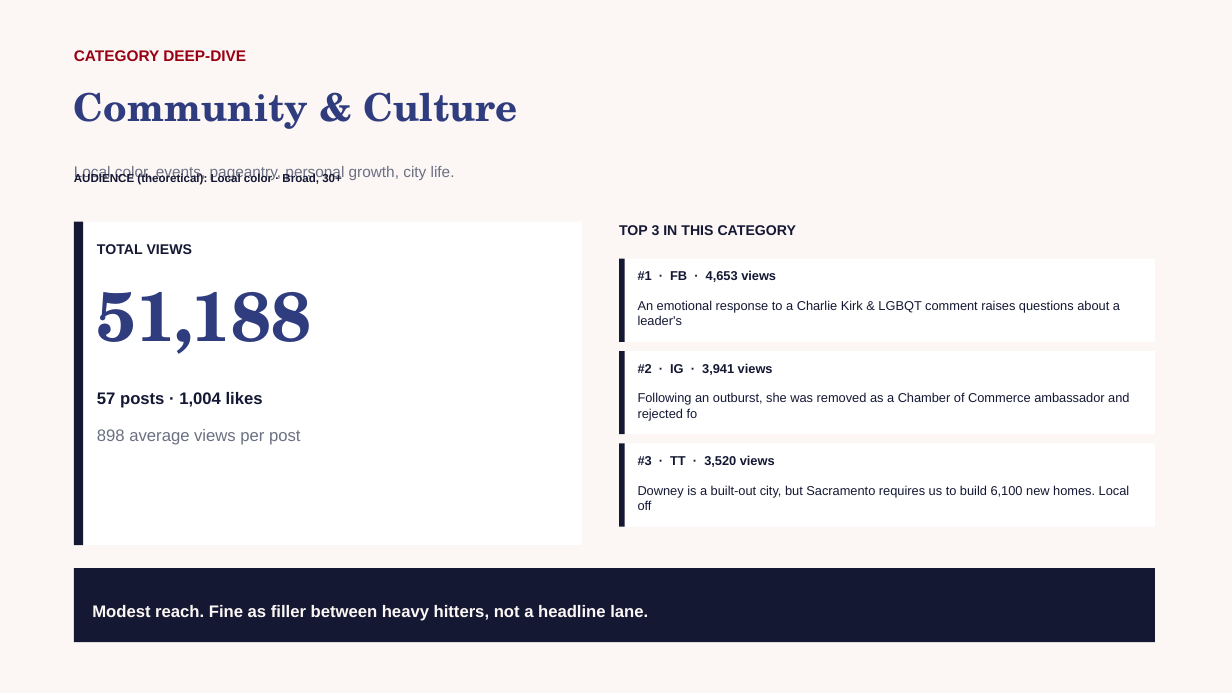
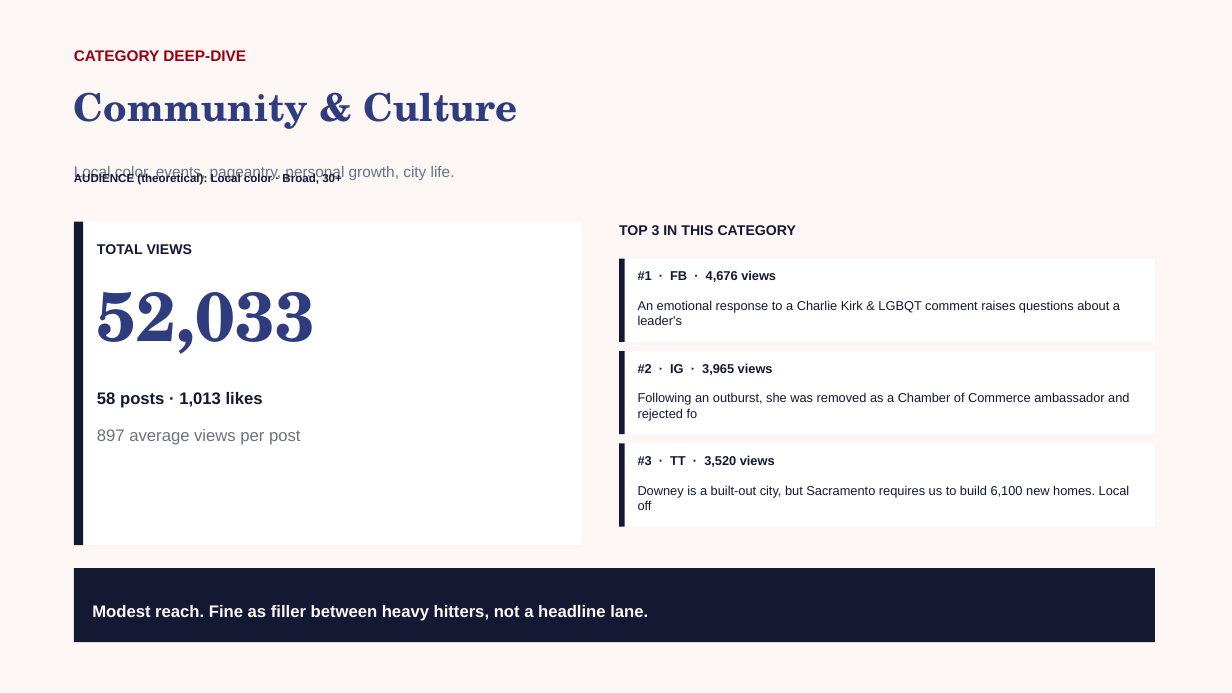
Before and after one commit to zvmmer/talking-downey-kpis, a slide deck: slide 9 of SPONSOR_CONTENT_REPORT.pptx (slide 10 before the commit). Drawn at 1232x693 pixels with LibreOffice and Linux fonts; fonts in the diff are those of the drawing. Boxes give left, top, right and bottom in pixels: in the first picture for what was removed or moved away, otherwise in the second. Text is boxed around its words. In the diff, an @@ line names an element or a change of style, - is before the commit and + after.

```diff
--- a/SPONSOR_CONTENT_REPORT.pptx
+++ b/SPONSOR_CONTENT_REPORT.pptx
@@ text at bbox=[97, 292, 315, 354]: text changed @@
-51,188
+52,033
@@ text at bbox=[638, 270, 776, 282]: text changed @@
-#1 · FB · 4,653 views
+#1 · FB · 4,676 views
@@ text at bbox=[638, 363, 773, 375]: text changed @@
-#2 · IG · 3,941 views
+#2 · IG · 3,965 views
@@ text at bbox=[97, 392, 263, 408]: text changed @@
-57 posts · 1,004 likes
+58 posts · 1,013 likes
@@ text at bbox=[97, 429, 300, 445]: text changed @@
-898 average views per post
+897 average views per post
```
Also in this commit, not shown: 14 other slides changed, 6 other files.
